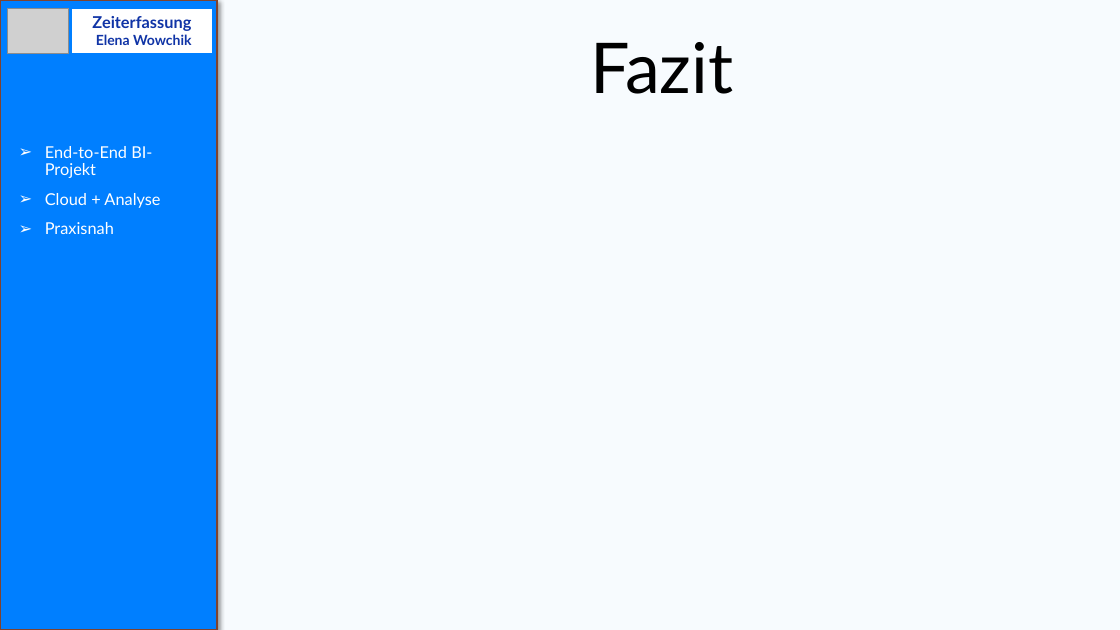
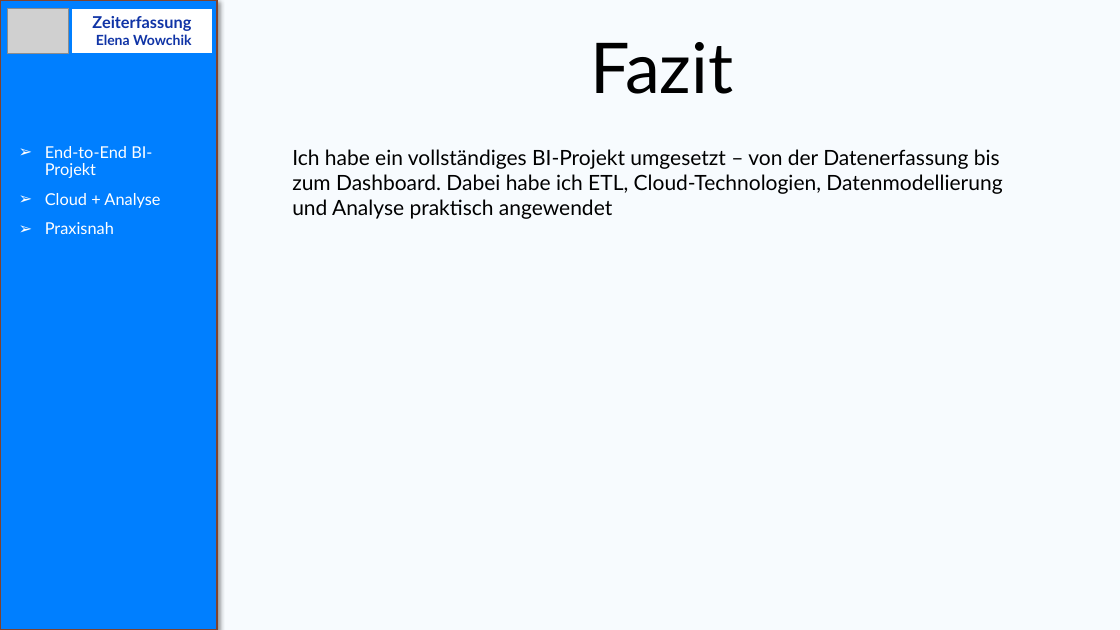
Before and after one commit to Elena-Wowchik/Projekt_Zeiterfassung, a slide deck: slide 16 of zeiterfassung_Projekt_Präsentation.pptx (slide 13 before the commit). Drawn at 1120x630 pixels with LibreOffice and Linux fonts; fonts in the diff are those of the drawing; grey boxes stand for pictures. Boxes give left, top, right and bottom in pixels: in the first picture for what was removed or moved away, otherwise in the second. Text is boxed around its words. In the diff, an @@ line names an element or a change of style, - is before the commit and + after.

```diff
--- a/zeiterfassung_Projekt_Präsentation.pptx
+++ b/zeiterfassung_Projekt_Präsentation.pptx
@@ text added at box(292, 149, 1002, 219), 18 pt, text #000000 @@
+Ich habe ein vollständiges BI-Projekt umgesetzt – von der Datenerfassung bis zum Dashboard. Dabei habe ich ETL, Cloud-Technologien, Datenmodellierung und Analyse praktisch angewendet
```
Also in this commit, not shown: 12 other slides changed, 4 slides added, 1 slide removed, 1 other file.
